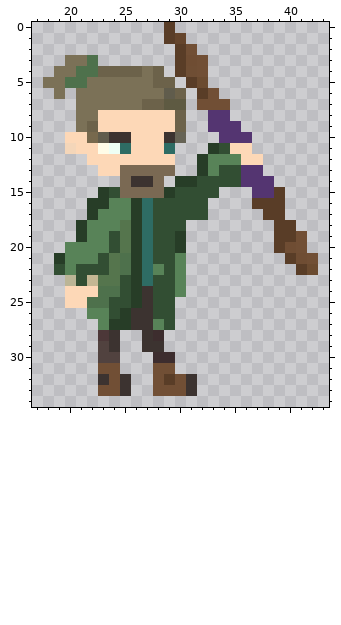
Two versions of one pixel-art sprite, ElementalMayhem/Assets/Art/Enemy Albert/Fight/Albert-Fight-Frame-4.png. The first picture shows the starting point.
The file is 50x50 pixels. Pixels under 10% opacity are left out. Colours within 5 levels of each other are drawn and written as one. Shown: x 17..43, y 0..34. The old version is drawn lined up with the new one.
Once edited:
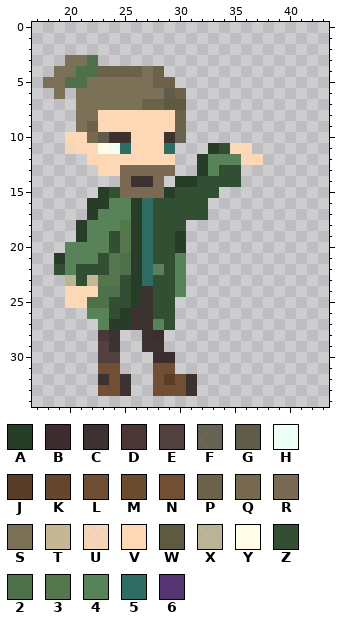
Palette (. is transparent): A #273d27  B #3d2d2e  C #3c3330  D #4c3738  E #51423f  F #5a5747e1  G #605c4c  H #eefff5  J #593d27  K #65452c  L #6c492ef6  M #6b4b30  N #714f35  P #6c624a  Q #77694d  R #7a6953  S #7b7157  T #c4b793  U #fdd8b4d1  V #fdd8b7  W #5e5a42  X #b8b28ee0  Y #fffce7  Z #324e33  2 #4e714c  3 #55754d  4 #588358  5 #2e6c64  6 #543571
From old to new:
whole drawing moved by +12,-16 (the old picture is shown already moved)
y 0: x 29 J -> .
y 1: x 29..30 JK -> ..
y 2: x 30..31 JN -> ..
y 3..4: x 30..32 JLN -> ...
y 5: x 31..32 JM -> ..
y 6: x 32..33 JN -> ..
y 7: x 32..34 NNN -> ...
y 8: x 33..34 66 -> ..
y 9: x 33..35 666 -> ...
y 10: x 34..36 666 -> ...
y 13: x 36..37 66 -> ..
y 14: x 36..38 666 -> ...
y 15: x 37..39 66J -> ...
y 16: x 37..39 JJJ -> ...
y 17: x 38..39 JJ -> ..
y 18: x 39..40 JJ -> ..
y 19: x 39..41 JJN -> ...
y 20: x 39..41 JLN -> ...
y 21: x 40..42 JLN -> ...
y 22: x 41..42 JM -> ..
Boxes around the changes in both pictures, in picture pixels (x1, y1, x2, y2):
erased: (164, 22, 318, 275)
